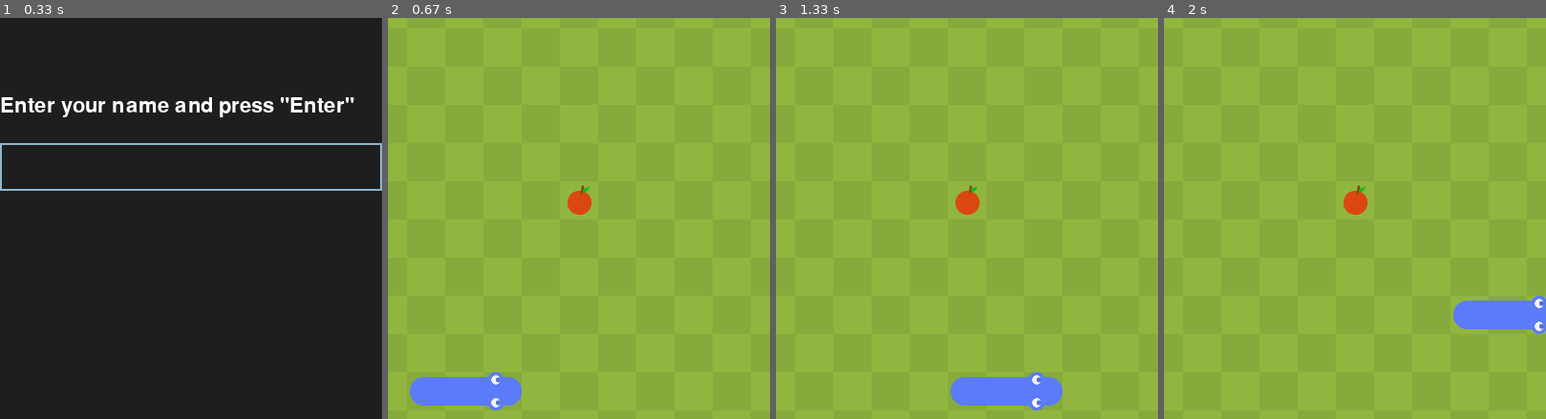
Above: before the commit, frames 1-4 (left to right).
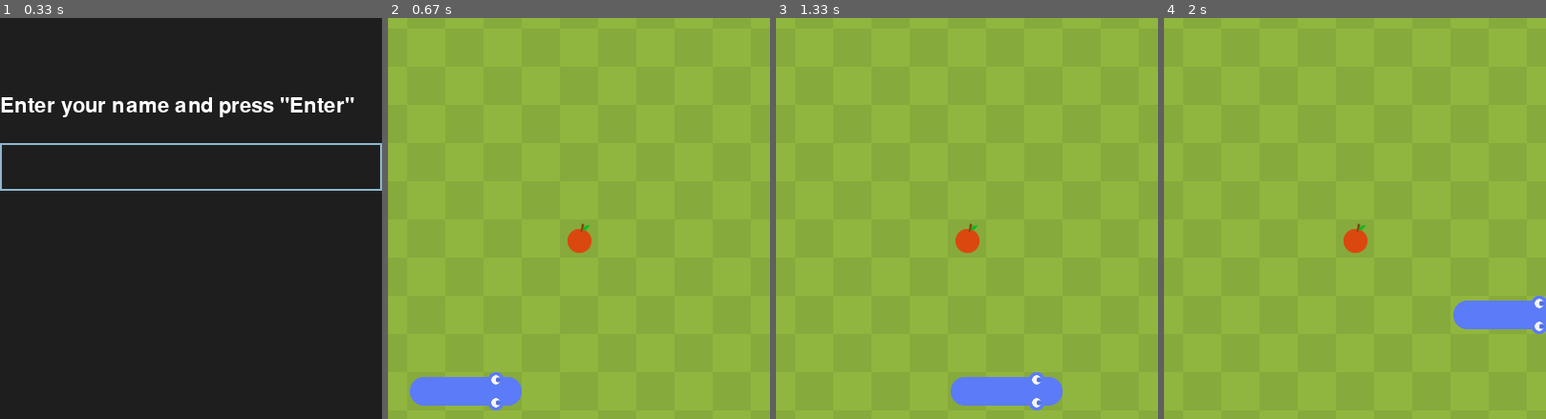
Above: after the commit, the same moments.

Repository: Agap3w/CS50p_finalProject
Game: pygame game, started from CS50P-Final_Project/snake_game.py
Two runs of this game, one before a commit and one after it. Both use one fixed random seed, a clock stepped at 60 frames per second and the inputs below.
Inputs:
- Up to frame 1 (0.33 s): no input
- Up to frame 2 (0.67 s): tap Enter at 0.33 s
- Up to frame 3 (1.33 s): hold Right 0.67-1.13 s; hold Up from 1.22 s (still down)
- Up to frame 4 (2 s): release Up at 1.52 s; hold Right from 1.55 s (still down)
The pictures show only the part of the screen within x 12-62%, y 8-58%; the shares and areas given below are measured in that part.

Frame 1 is identical in both runs. In frame 2, 0.7% of the frame differs, in the area x 47-54%, y 41-59%; in frame 3, 0.7%; in frame 4, 0.7%.

Commit message:
animation done

Diff:
--- a/CS50P-Final_Project/snake_game.py
+++ b/CS50P-Final_Project/snake_game.py
@@ -161,7 +161,7 @@
 class FRUIT:
     def __init__(self):
         self.x = random.randint(0,cell_number-1)
-        self.y = random.randint(0,cell_number-1)
+        self.y = random.randint(1,cell_number+1)
         self.pos = Vector2(self.x, self.y)
 
 
@@ -182,8 +182,16 @@
         self.game_manager = game_manager  # Store reference to the game manager
         self.username = self.game_manager.username  # Fetch username from GameManager
 
+        # Initialize animation-related attributes
+        self.animation_active = False
+        self.animation_start_time = 0
+        self.animation_pos_x = -200  # Start off-screen
+        self.animation_pos_y = (cell_number * cell_size + cell_size) // 2 - 50  # Centered Y position
+        self.animation_speed = 6  # Adjust speed
+        self.animation_cause = None  # Store cause
+
     def update(self):
-        if self.snake.direction != Vector2(0, 0):  # Only update if the snake is moving
+        if not self.animation_active and self.snake.direction != Vector2(0, 0):  # Only update if the snake is moving
             self.snake.move_snake()
             self.check_collision_and_fail()
 
@@ -221,45 +229,46 @@
         self.game_manager.insert_score(current_score)
 
         # Display game-over animation and message
-        self.display_game_over_animation(cause)
+        self.start_animation(cause)
         self.snake.reset()  # Reset the snake and game state
 
-    def display_game_over_animation(self, cause):
-        animation_start_time = pygame.time.get_ticks()
-
-        # Load images for animations
-        ambulance_img = pygame.image.load("static/ambulanza.png")
-        sheriff_img = pygame.image.load("static/sceriffo.png")
-
-        # Initial positions for animation
-        animation_pos_x = -200  # Start off-screen
-        animation_speed = 1  # Speed of movement
-
-        # Main animation loop
-        while pygame.time.get_ticks() - animation_start_time < 5000:  # Run for 5 seconds
-            screen.fill((0, 0, 0))  # Clear screen
-
-            if cause == "collision":
-                # Move the ambulance
-                screen.blit(ambulance_img, (animation_pos_x, (cell_number+1*cell_size) // 2 - 50))
-                animation_pos_x += animation_speed
-
-                # Display collision message
-                self.display_message("Snake bit itself, game over!", (255, 0, 0))
-
-            elif cause == "fail":
-                # Move the sheriff car
-                screen.blit(sheriff_img, (animation_pos_x, (cell_number+1*cell_size) // 2 - 50))
-                animation_pos_x += animation_speed
-
-                # Display out-of-bounds message
-                self.display_message("Snake out of playground, game over!", (255, 165, 0))
-
-            pygame.display.flip()
-            pygame.time.delay(20)
-
-        # Wait for user input or timeout
-        self.wait_for_user_input_or_timeout()
+    def start_animation(self, cause):
+        self.animation_active = True
+        self.animation_pos_x = -200  # Start off-screen
+        self.animation_start_time = pygame.time.get_ticks()  # Get current time for animation duration
+        self.animation_cause = cause  # Set the cause of the animation (e.g., "collision" or "fail")
+
+
+    def update_animation(self):
+        if self.animation_active:
+            # Check if any key is pressed during the animation
+            if (pygame.key.get_pressed()[pygame.K_SPACE]):
+                self.animation_active = False  # Stop the animation
+                self.snake.reset()  # Reset the snake immediately after the animation stops
+                return
+
+            elapsed_time = pygame.time.get_ticks() - self.animation_start_time
+            if elapsed_time > 5000:  # Stop animation after 5 seconds
+                self.animation_active = False
+                self.snake.reset()  # Reset the snake after animation
+
+            screen.fill((0, 0, 0))  # Clear the screen
+
+            # Center position in the X-axis
+            center_x = (cell_number * cell_size) // 3
+
+            if self.animation_pos_x < center_x:  # Only move if the animation hasn't reached center
+                self.animation_pos_x += self.animation_speed
+            else:
+                self.animation_pos_x = center_x  # Stop at the center
+
+            if self.animation_cause == "collision":
+                screen.blit(pygame.image.load("static/ambulanza.png"), (self.animation_pos_x, (cell_number+1)*cell_size//2 - 50))
+                self.display_message("Ahia che male! AMBULANZA!", (255, 0, 0))
+            elif self.animation_cause == "fail":
+                screen.blit(pygame.image.load("static/sceriffo.png"), (self.animation_pos_x, (cell_number+1)*cell_size//2 - 50))
+                self.display_message("Il serpente è scappato! SCERIFFO!", (255, 165, 0))
+
 
     def display_message(self, message, color):
         font = pygame.font.Font(None, 50)  # Choose font and size
@@ -367,8 +376,15 @@
 game_manager = GameManager()  # Initialize GameManager
 main_game = MAIN(game_manager)  # Pass GameManager to MAIN
 
+# Variable to track the time of the last input
+last_input_time = 0
+input_delay = 80  # 80 milliseconds delay between key presses
+
 #game loop con quit option, screen_update e keybindings. background and draw elements
 while True:
+
+    current_time = pygame.time.get_ticks()  # Get current time in milliseconds
+
     for event in pygame.event.get():
         if event.type == pygame.QUIT:
             pygame.quit()
@@ -383,16 +399,20 @@
             main_game.update()
 
         if event.type == pygame.KEYDOWN:
-            if event.key == pygame.K_UP and main_game.snake.direction.y != 1:
-                main_game.snake.direction = Vector2(0,-1)
-            if event.key == pygame.K_DOWN and main_game.snake.direction.y != -1:
-                main_game.snake.direction = Vector2(0,1)
-            if event.key == pygame.K_LEFT and main_game.snake.direction.x != 1:
-                main_game.snake.direction = Vector2(-1,0)
-            if event.key == pygame.K_RIGHT and main_game.snake.direction.x != -1:
-                main_game.snake.direction = Vector2(1,0)
+            if current_time - last_input_time >= input_delay: # Only process input if enough time has passed since the last key press
+                if event.key == pygame.K_UP and main_game.snake.direction.y != 1:
+                    main_game.snake.direction = Vector2(0,-1)
+                elif event.key == pygame.K_DOWN and main_game.snake.direction.y != -1:
+                    main_game.snake.direction = Vector2(0,1)
+                elif event.key == pygame.K_LEFT and main_game.snake.direction.x != 1 and main_game.snake.direction != Vector2(0, 0):  # Can't move left if already moving right or if no direction
+                    main_game.snake.direction = Vector2(-1, 0)
+                elif event.key == pygame.K_RIGHT and main_game.snake.direction.x != -1:
+                    main_game.snake.direction = Vector2(1,0)
+                # Update the last input time after processing the key press
+                last_input_time = current_time
 
     screen.fill((145,182,63))
     main_game.draw_elements()
+    main_game.update_animation()  # Run animation alongside other game elements
     pygame.display.update()
     clock.tick(60)
Binary file changed: CS50P-Final_Project/snake.db
Binary file changed: CS50P-Final_Project/static/ambulanza.png
